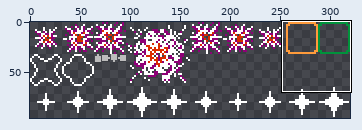
Sprite sheet: resources/graphics/misc.png. The first picture is a wide view before the edit; the outline marks the close-up.
Close-up. First the earlier version:
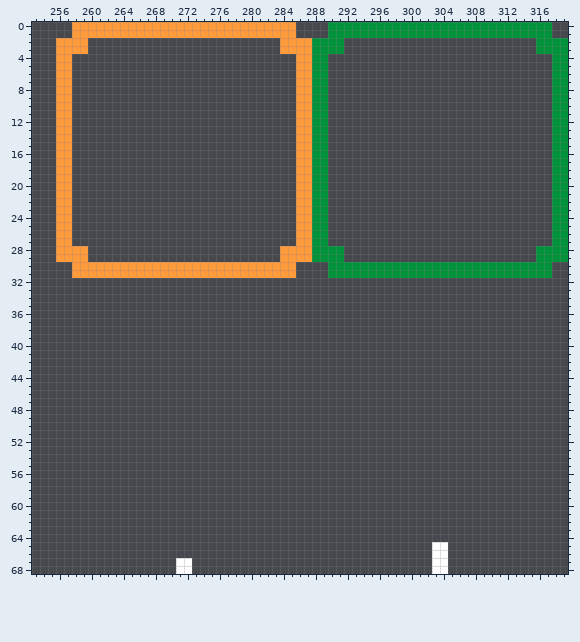
The file is 320x96 pixels. Shown: x 253..319, y 0..68.
After:
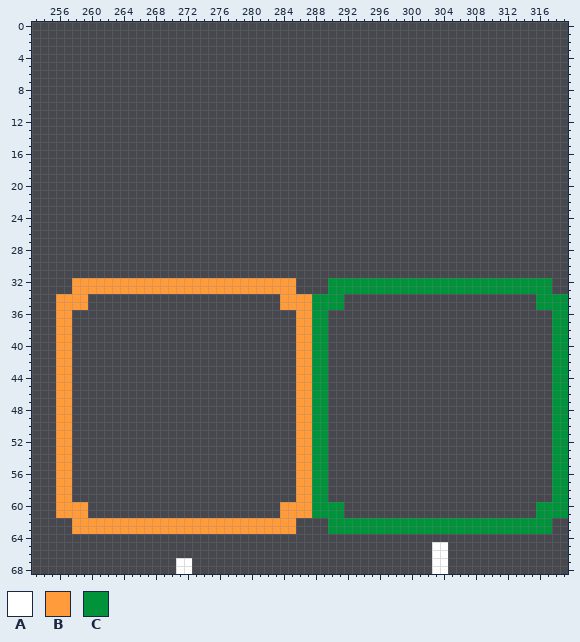
Palette (. is transparent): A #ffffff  B #ff9b3b  C #00933b
What changed:
@@ x 253..319 @@
- 0 .....BBBBBBBBBBBBBBBBBBBBBBBBBBBB....CCCCCCCCCCCCCCCCCCCCCCCCCCCC..
- 1 .....BBBBBBBBBBBBBBBBBBBBBBBBBBBB....CCCCCCCCCCCCCCCCCCCCCCCCCCCC..
- 2 ...BBBB........................BBBBCCCC........................CCCC
- 3 ...BBBB........................BBBBCCCC........................CCCC
- 4 ...BB............................BBCC............................CC
- 5 ...BB............................BBCC............................CC
- 6 ...BB............................BBCC............................CC
- 7 ...BB............................BBCC............................CC
- 8 ...BB............................BBCC............................CC
- 9 ...BB............................BBCC............................CC
-10 ...BB............................BBCC............................CC
-11 ...BB............................BBCC............................CC
-12 ...BB............................BBCC............................CC
-13 ...BB............................BBCC............................CC
-14 ...BB............................BBCC............................CC
-15 ...BB............................BBCC............................CC
-16 ...BB............................BBCC............................CC
-17 ...BB............................BBCC............................CC
-18 ...BB............................BBCC............................CC
-19 ...BB............................BBCC............................CC
-20 ...BB............................BBCC............................CC
-21 ...BB............................BBCC............................CC
-22 ...BB............................BBCC............................CC
-23 ...BB............................BBCC............................CC
-24 ...BB............................BBCC............................CC
-25 ...BB............................BBCC............................CC
-26 ...BB............................BBCC............................CC
-27 ...BB............................BBCC............................CC
-28 ...BBBB........................BBBBCCCC........................CCCC
-29 ...BBBB........................BBBBCCCC........................CCCC
-30 .....BBBBBBBBBBBBBBBBBBBBBBBBBBBB....CCCCCCCCCCCCCCCCCCCCCCCCCCCC..
-31 .....BBBBBBBBBBBBBBBBBBBBBBBBBBBB....CCCCCCCCCCCCCCCCCCCCCCCCCCCC..
-32 ...................................................................
-33 ...................................................................
-34 ...................................................................
-35 ...................................................................
-36 ...................................................................
-37 ...................................................................
-38 ...................................................................
-39 ...................................................................
-40 ...................................................................
-41 ...................................................................
-42 ...................................................................
-43 ...................................................................
-44 ...................................................................
-45 ...................................................................
-46 ...................................................................
-47 ...................................................................
-48 ...................................................................
-49 ...................................................................
-50 ...................................................................
-51 ...................................................................
-52 ...................................................................
-53 ...................................................................
-54 ...................................................................
-55 ...................................................................
-56 ...................................................................
-57 ...................................................................
-58 ...................................................................
-59 ...................................................................
-60 ...................................................................
-61 ...................................................................
-62 ...................................................................
-63 ...................................................................
+ 0 ...................................................................
+ 1 ...................................................................
+ 2 ...................................................................
+ 3 ...................................................................
+ 4 ...................................................................
+ 5 ...................................................................
+ 6 ...................................................................
+ 7 ...................................................................
+ 8 ...................................................................
+ 9 ...................................................................
+10 ...................................................................
+11 ...................................................................
+12 ...................................................................
+13 ...................................................................
+14 ...................................................................
+15 ...................................................................
+16 ...................................................................
+17 ...................................................................
+18 ...................................................................
+19 ...................................................................
+20 ...................................................................
+21 ...................................................................
+22 ...................................................................
+23 ...................................................................
+24 ...................................................................
+25 ...................................................................
+26 ...................................................................
+27 ...................................................................
+28 ...................................................................
+29 ...................................................................
+30 ...................................................................
+31 ...................................................................
+32 .....BBBBBBBBBBBBBBBBBBBBBBBBBBBB....CCCCCCCCCCCCCCCCCCCCCCCCCCCC..
+33 .....BBBBBBBBBBBBBBBBBBBBBBBBBBBB....CCCCCCCCCCCCCCCCCCCCCCCCCCCC..
+34 ...BBBB........................BBBBCCCC........................CCCC
+35 ...BBBB........................BBBBCCCC........................CCCC
+36 ...BB............................BBCC............................CC
+37 ...BB............................BBCC............................CC
+38 ...BB............................BBCC............................CC
+39 ...BB............................BBCC............................CC
+40 ...BB............................BBCC............................CC
+41 ...BB............................BBCC............................CC
+42 ...BB............................BBCC............................CC
+43 ...BB............................BBCC............................CC
+44 ...BB............................BBCC............................CC
+45 ...BB............................BBCC............................CC
+46 ...BB............................BBCC............................CC
+47 ...BB............................BBCC............................CC
+48 ...BB............................BBCC............................CC
+49 ...BB............................BBCC............................CC
+50 ...BB............................BBCC............................CC
+51 ...BB............................BBCC............................CC
+52 ...BB............................BBCC............................CC
+53 ...BB............................BBCC............................CC
+54 ...BB............................BBCC............................CC
+55 ...BB............................BBCC............................CC
+56 ...BB............................BBCC............................CC
+57 ...BB............................BBCC............................CC
+58 ...BB............................BBCC............................CC
+59 ...BB............................BBCC............................CC
+60 ...BBBB........................BBBBCCCC........................CCCC
+61 ...BBBB........................BBBBCCCC........................CCCC
+62 .....BBBBBBBBBBBBBBBBBBBBBBBBBBBB....CCCCCCCCCCCCCCCCCCCCCCCCCCCC..
+63 .....BBBBBBBBBBBBBBBBBBBBBBBBBBBB....CCCCCCCCCCCCCCCCCCCCCCCCCCCC..
 64 ...................................................................
Boxes around the changes in both close-ups, in picture pixels (x1, y1, x2, y2):
changed: (56, 22, 568, 534)
